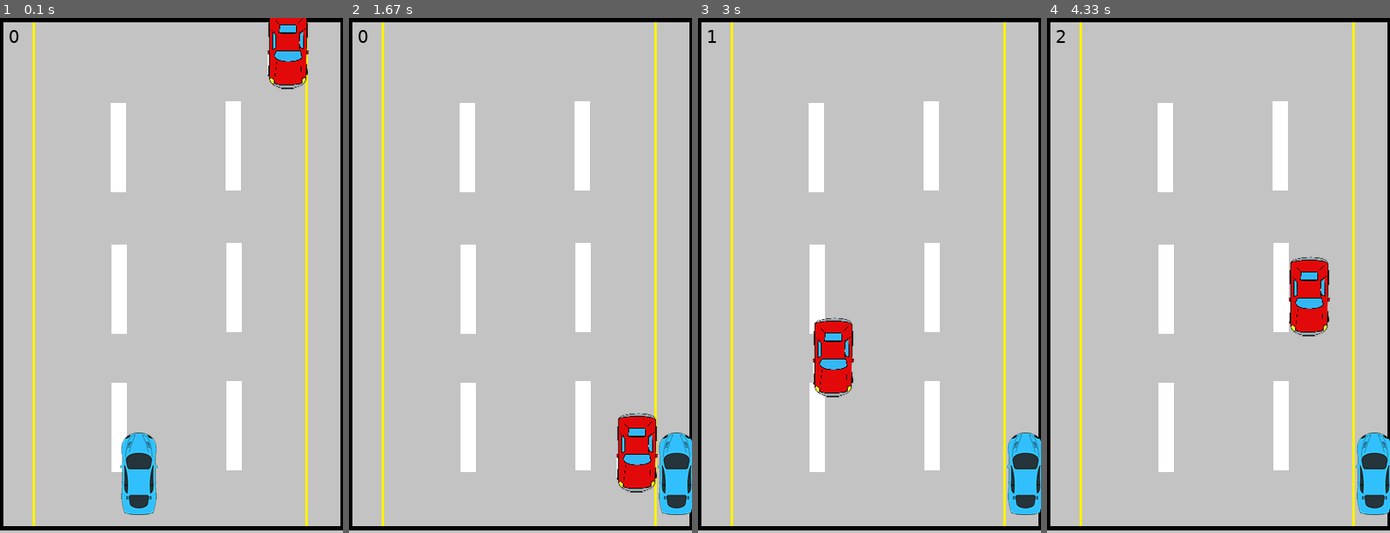
Above: before the commit, frames 1-4 (left to right).
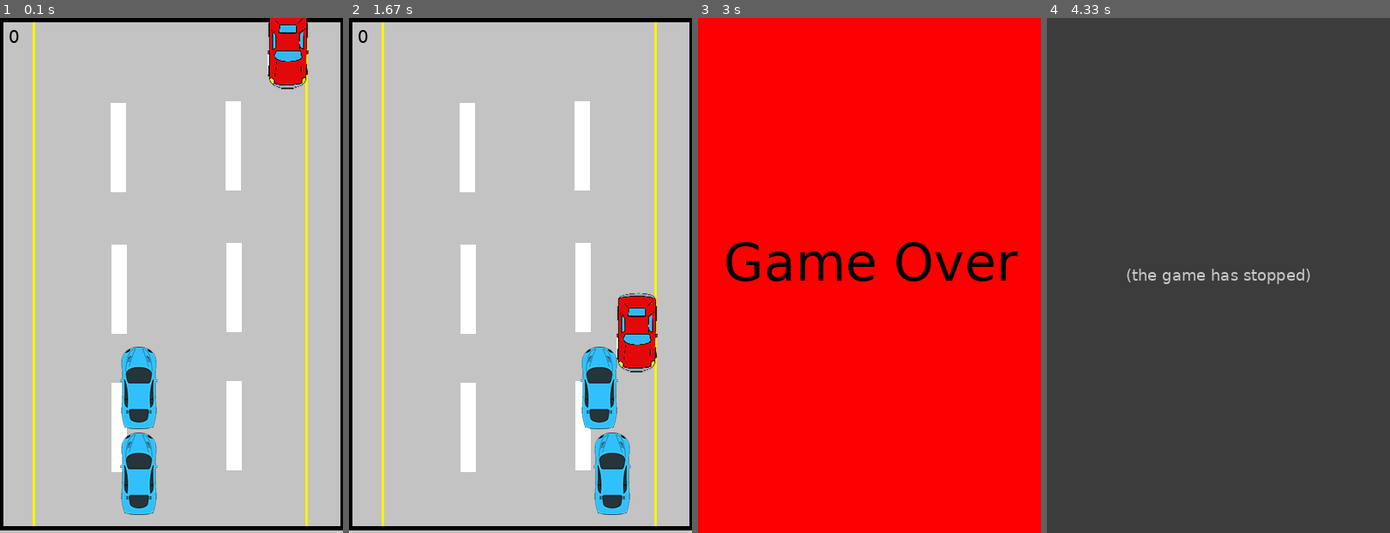
Above: after the commit, the same moments.

Repository: ariabee/pygame-tutorial
Game: pygame game, started from Game.py
Same seed, same stepped clock (60 frames per second), same inputs: the game is played once before the commit and once after it.
Inputs:
- Up to frame 1 (0.1 s): no input
- Up to frame 2 (1.67 s): tap A at 0.33 s; hold Right 0.67-1.13 s; hold D 0.67-1.13 s; hold Right 1.17-1.63 s; hold D 1.17-1.63 s
- Up to frame 3 (3 s): no input
- Up to frame 4 (4.33 s): no input

The runs differ from the first frame. In frame 1, 1.5% of the frame differs, in the area x 35-46%, y 63-80%; in frame 2, 7.5%; in frame 3, 100%, in the area x 0-100%, y 0-100%; in frame 4, 99%.
After the commit the program exited at 4.18 s; later frames show no game.

Commit message:
Added basic second player functionality

Diff:
--- a/Game.py
+++ b/Game.py
@@ -75,16 +75,41 @@
               if pressed_keys[K_RIGHT]:
                   self.rect.move_ip(5, 0)
 
+class Player2(pygame.sprite.Sprite):
+    def __init__(self):
+        super().__init__()
+        self.image = pygame.image.load("Player.png")
+        #TODO add new player image
+        self.surf = pygame.Surface((40, 75))
+        self.rect = self.surf.get_rect(center = (160, 420))
+
+    def move(self):
+        pressed_keys = pygame.key.get_pressed()
+       #if pressed_keys[K_UP]:
+            #self.rect.move_ip(0, -5)
+       #if pressed_keys[K_DOWN]:
+            #self.rect.move_ip(0,5)
+
+        if self.rect.left > 0:
+              if pressed_keys[K_a]:
+                  self.rect.move_ip(-5, 0)
+        if self.rect.right < SCREEN_WIDTH:
+              if pressed_keys[K_d]:
+                  self.rect.move_ip(5, 0)
+
 
 #Setting up Sprites
 P1 = Player()
+P2 = Player2()
 E1 = Enemy()
 
 #Creating Sprites Groups
+#TODO add the players to each others enemy groups
 enemies = pygame.sprite.Group()
 enemies.add(E1)
 all_sprites = pygame.sprite.Group()
 all_sprites.add(P1)
+all_sprites.add(P2)
 all_sprites.add(E1)
 
 #Adding a new User event
@@ -114,7 +139,7 @@
         entity.move()
 
     #To be run if collision occurs between Player and Enemy
-    if pygame.sprite.spritecollideany(P1, enemies):
+    if pygame.sprite.spritecollideany(P1, enemies) or pygame.sprite.spritecollideany(P2, enemies): #different enemy groups for players?
           pygame.mixer.Sound('crash.wav').play()
           time.sleep(1)
 
